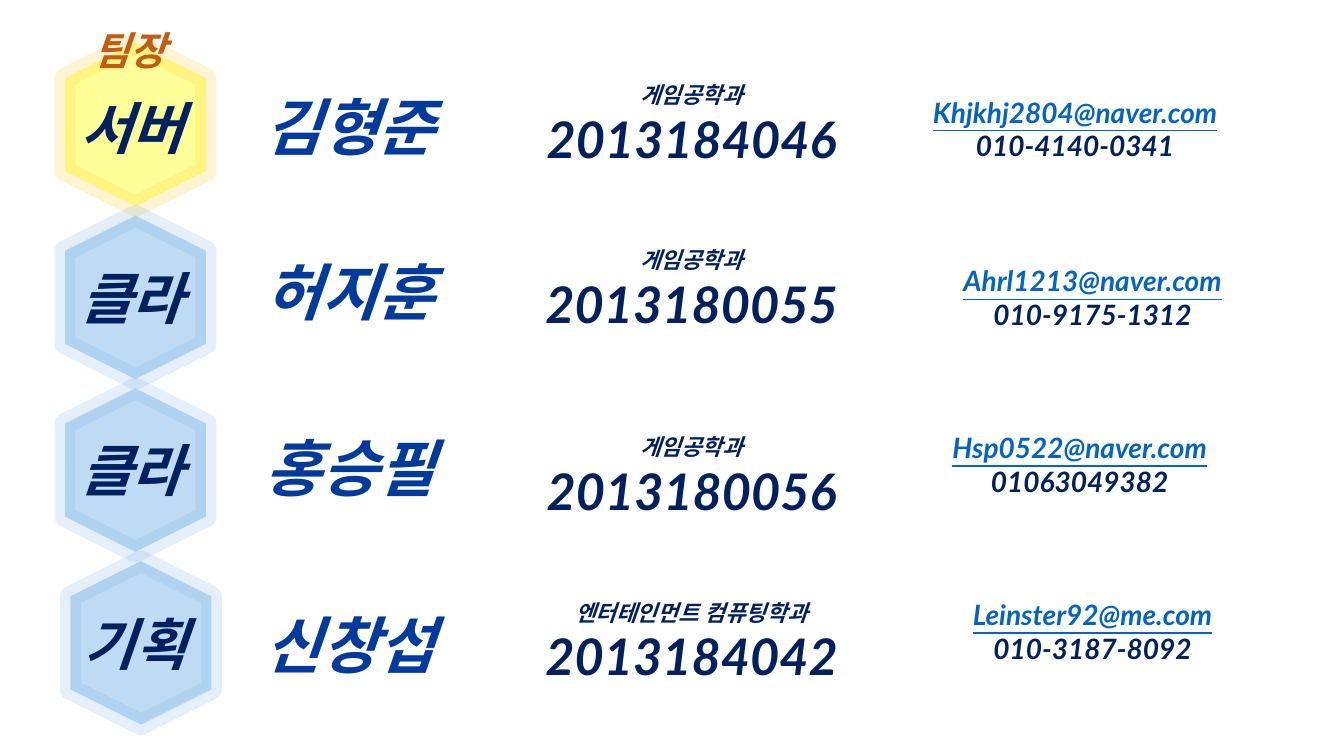
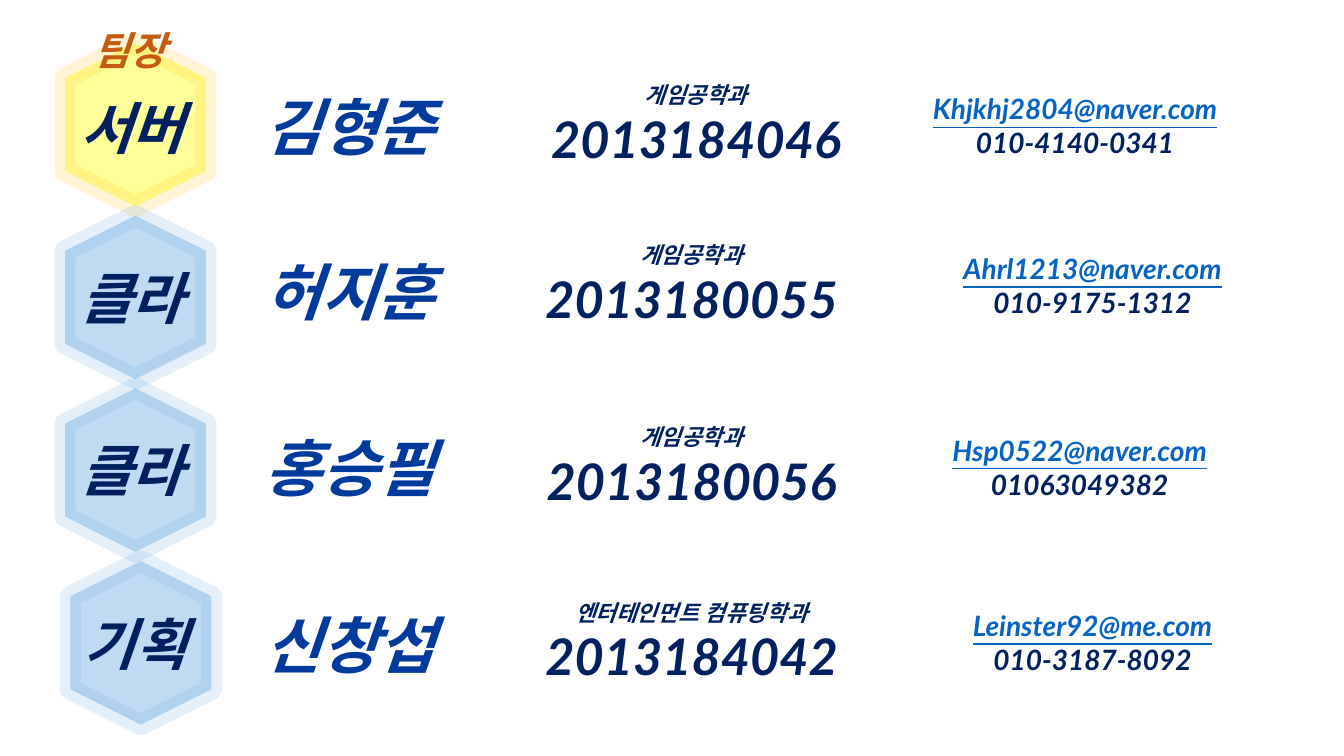
Before and after one commit to korleinster/gamebusdriver, a slide deck: slide 2 of documents/[13신창섭150702]졸업작품 제안서 초안.pptx. Drawn at 1344x756 pixels with LibreOffice and Linux fonts; fonts in the diff are those of the drawing. Boxes give left, top, right and bottom in pixels: in the first picture for what was removed or moved away, otherwise in the second. Text is boxed around its words. In the diff, an @@ line names an element or a change of style, - is before the commit and + after.

```diff
--- a/documents/[13신창섭150702]졸업작품 제안서 초안.pptx
+++ b/documents/[13신창섭150702]졸업작품 제안서 초안.pptx
@@ text "게임공학과" moved from (x1=547, y1=84, x2=837, y2=159) to (x1=551, y1=84, x2=841, y2=159) @@
@@ text "Khjkhj2804@naver.com" moved from (x1=933, y1=102, x2=1217, y2=157) to (x1=933, y1=98, x2=1217, y2=154) @@
@@ text "게임공학과" moved from (x1=545, y1=249, x2=837, y2=324) to (x1=545, y1=244, x2=837, y2=319) @@
@@ text "Ahrl1213@naver.com" moved from (x1=963, y1=270, x2=1221, y2=326) to (x1=963, y1=258, x2=1221, y2=314) @@
@@ text "게임공학과" moved from (x1=547, y1=436, x2=837, y2=511) to (x1=547, y1=426, x2=837, y2=501) @@
@@ text "Leinster92@me.com" moved from (x1=973, y1=604, x2=1212, y2=660) to (x1=973, y1=615, x2=1212, y2=671) @@
```
Also in this commit, not shown: 2 slides added, 10 other files.
